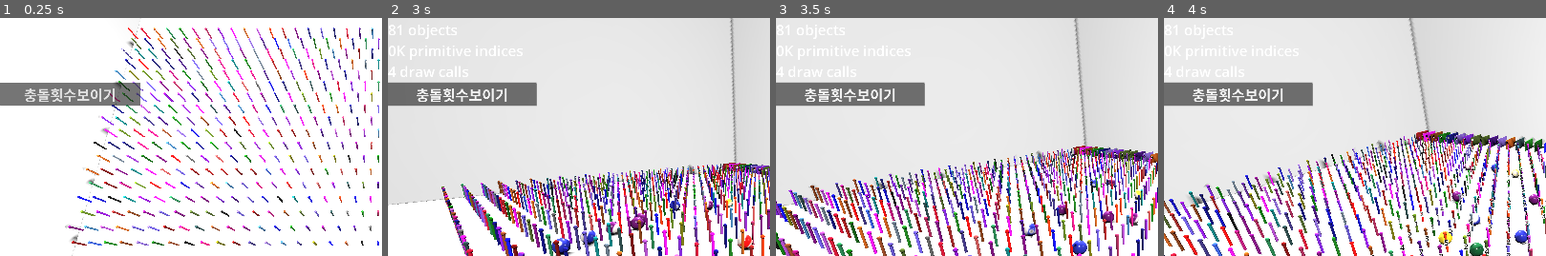
Above: before the commit, frames 1-4 (left to right).
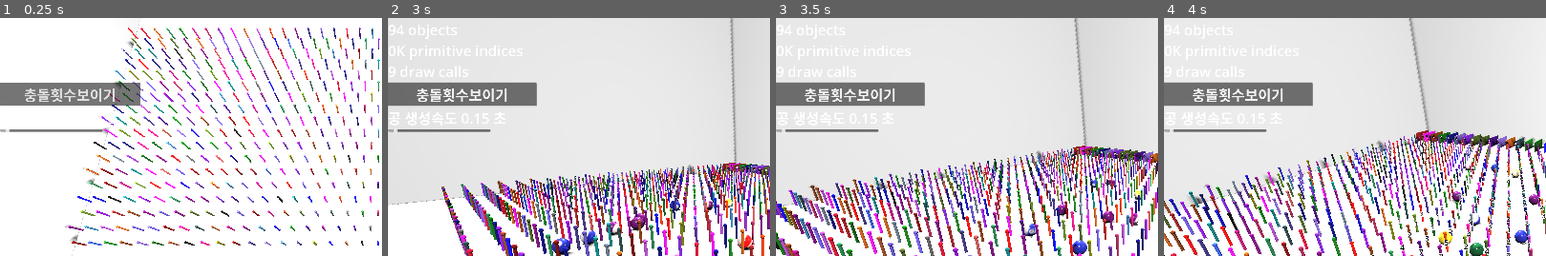
Above: after the commit, the same moments.

Repository: kasworld/gd4pinball
Game: Godot game, scene res://main.tscn
Same seed, same stepped clock (60 frames per second), same inputs: the game is played once before the commit and once after it.
Inputs (mouse positions are % of the whole screen's width and height, from its top left):
- Up to frame 1 (0.25 s): no input
- Up to frame 2 (3 s): click "충돌횟수보이기" at 0.5 s; tap Enter at 1.25, 1.35, 2.85 s; move the mouse to (72, 45) at 1.27 s; hold Right 1.28-2.03 s; click (72, 45) at 1.42 s; move the mouse to (30, 55) at 2.02 s; hold Left 2.03-2.78 s; tap 1 at 2.1 s; move the mouse to (60, 28) at 2.77 s; hold Right from 2.78 s (still down)
- Up to frame 3 (3.5 s): keep holding Right
- Up to frame 4 (4 s): keep holding Right; move the mouse to (45, 70) at 3.52 s; tap 1 at 3.6 s; click (45, 70) at 3.67 s
The pictures show only the part of the screen within x 0-50%, y 8-58%; the shares and areas given below are measured in that part.

The runs differ from the first frame. In frame 1, 0.3% of the frame differs, in the area x 0-31%, y 40-48%; in frame 2, 0.7%, in the area x 0-27%, y 3-48%; in frame 3, 0.3%; in frame 4, 0.3%.

Commit message:
공 생성속도 추가

Diff:
--- a/main.gd
+++ b/main.gd
@@ -121,6 +121,7 @@
 	RenderingServer.get_rendering_info(RenderingServer.RENDERING_INFO_TOTAL_PRIMITIVES_IN_FRAME) * 0.001,
 	RenderingServer.get_rendering_info(RenderingServer.RENDERING_INFO_TOTAL_DRAW_CALLS_IN_FRAME),
 	]
+	$"왼쪽패널/Label".text = "공 생성속도 %s 초" % $"왼쪽패널/Label/생성속도".value
 
 func _on_왼쪽이동_pressed() -> void:
 	$Arrow3D.position.x -= 0.1
@@ -166,3 +167,6 @@
 	충돌횟수보이기 = not 충돌횟수보이기
 	for n in $PinContainer.get_children():
 		n.show_collision_count(충돌횟수보이기)
+
+func _on_생성속도_value_changed(value: float) -> void:
+	$"Timer공추가".wait_time = value
--- a/main.tscn
+++ b/main.tscn
@@ -43,6 +43,20 @@
 layout_mode = 2
 text = "충돌횟수보이기"
 
+[node name="Label" type="Label" parent="왼쪽패널"]
+layout_mode = 2
+text = "생성속도"
+
+[node name="생성속도" type="HSlider" parent="왼쪽패널/Label"]
+layout_mode = 2
+offset_top = 71.0
+offset_right = 344.0
+offset_bottom = 87.0
+min_value = 0.1
+max_value = 1.0
+step = 0.01
+value = 0.15
+
 [node name="WallContainer" type="Node3D" parent="."]
 
 [node name="PinContainer" type="Node3D" parent="."]
@@ -57,4 +71,5 @@
 transform = Transform3D(1, 0, 0, 0, -1, 8.74228e-08, 0, -8.74228e-08, -1, 0, 0, 0)
 
 [connection signal="pressed" from="왼쪽패널/충돌횟수보이기" to="." method="_on_충돌횟수보이기_pressed"]
+[connection signal="value_changed" from="왼쪽패널/Label/생성속도" to="." method="_on_생성속도_value_changed"]
 [connection signal="timeout" from="Timer공추가" to="." method="_on_timer공추가_timeout"]
